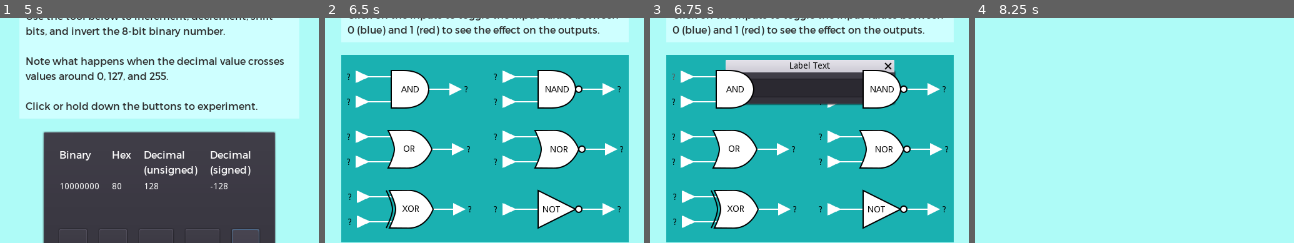
Above: before the commit, frames 1-4 (left to right).
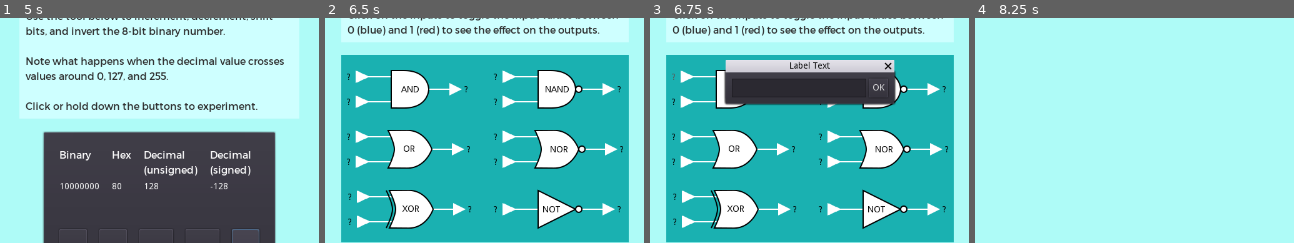
Above: after the commit, the same moments.

Repository: andrew-wilkes/digital-logic
Game: Godot game, scene res://Main.tscn
Two runs of this game, one before a commit and one after it. Both use one fixed random seed, a clock stepped at 60 frames per second and the inputs below.
Inputs (mouse positions are % of the whole screen's width and height, from its top left):
- Up to frame 1 (5 s): click (25, 33) at 0.5 s; click "-" at 1.25 s; click "+" at 2 s; click "<<" at 2.75 s; click ">>" at 3.5 s; click "~" at 4.25 s
- Up to frame 2 (6.5 s): click (4, 6) at 5 s; click (25, 49) at 5.75 s
- Up to frame 3 (6.75 s): click "?" at 6.5 s
- Up to frame 4 (8.25 s): click "OK" at 7.25 s; click (4, 6) at 8 s
The pictures show only the part of the screen within x 38-87%, y 40-90%; the shares and areas given below are measured in that part.

Frames 1-2 are identical in both runs. In frame 3, 2.8% of the frame differs, in the area x 23-78%, y 23-39%; in frame 4, nothing differs.

Commit message:
Put lable edit popups above canvas layer

Diff:
--- a/game/parts/Input.gd
+++ b/game/parts/Input.gd
@@ -13,7 +13,7 @@
 
 
 func _on_Label_button_down():
-	$LabelDialog.popup_centered()
+	$c/LabelDialog.popup_centered()
 
 
 func _on_LabelDialog_updated(txt):
--- a/game/parts/Output.gd
+++ b/game/parts/Output.gd
@@ -22,7 +22,7 @@
 
 
 func _on_Label_button_down():
-	$LabelDialog.popup_centered()
+	$c/LabelDialog.popup_centered()
 
 
 func _on_LabelDialog_updated(txt):
--- a/game/parts/zInput.tscn
+++ b/game/parts/zInput.tscn
@@ -61,6 +61,8 @@
 "_edit_use_anchors_": false
 }
 
-[node name="LabelDialog" parent="." instance=ExtResource( 4 )]
+[node name="c" type="CanvasLayer" parent="."]
+
+[node name="LabelDialog" parent="c" instance=ExtResource( 4 )]
 [connection signal="button_down" from="Label" to="." method="_on_Label_button_down"]
-[connection signal="updated" from="LabelDialog" to="." method="_on_LabelDialog_updated"]
+[connection signal="updated" from="c/LabelDialog" to="." method="_on_LabelDialog_updated"]
--- a/game/parts/zOutput.tscn
+++ b/game/parts/zOutput.tscn
@@ -51,15 +51,17 @@
 margin_right = 48.0
 margin_bottom = 12.0
 focus_mode = 0
-size_flags_horizontal = 4
 custom_colors/font_color = Color( 0, 0, 0, 1 )
 custom_colors/font_color_hover = Color( 0.34, 0.34, 0.34, 1 )
+enabled_focus_mode = 0
 text = "?"
 align = 0
 __meta__ = {
 "_edit_use_anchors_": false
 }
 
-[node name="LabelDialog" parent="." instance=ExtResource( 4 )]
+[node name="c" type="CanvasLayer" parent="."]
+
+[node name="LabelDialog" parent="c" instance=ExtResource( 4 )]
 [connection signal="button_down" from="Label" to="." method="_on_Label_button_down"]
-[connection signal="updated" from="LabelDialog" to="." method="_on_LabelDialog_updated"]
+[connection signal="updated" from="c/LabelDialog" to="." method="_on_LabelDialog_updated"]
